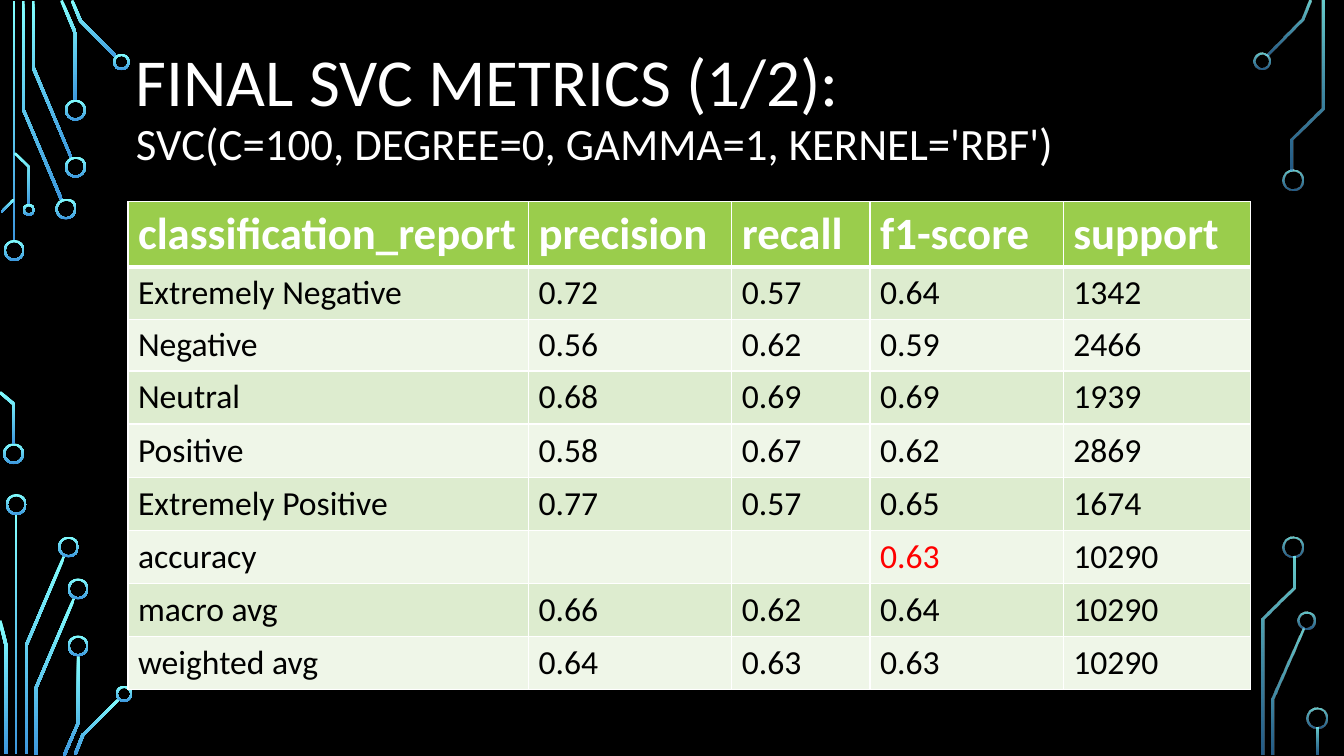
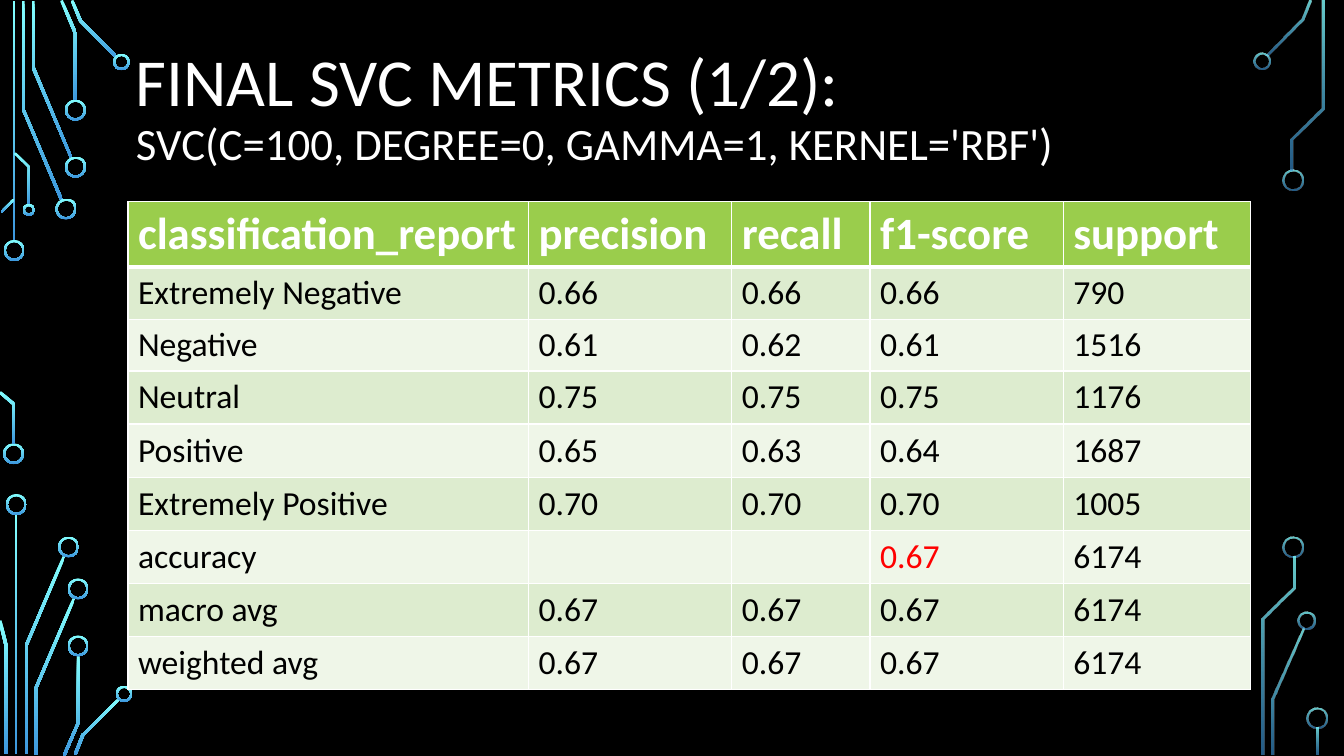
Before and after one commit to mengyanl/Corona_Tweet, a slide deck: slide 10 of Presentation_Tweet.pptx. Drawn at 1344x756 pixels with LibreOffice and Linux fonts; fonts in the diff are those of the drawing; background and template pictures are left out. Boxes give left, top, right and bottom in pixels: in the first picture for what was removed or moved away, otherwise in the second. Text is boxed around its words. In the diff, an @@ line names an element or a change of style, - is before the commit and + after.

```diff
--- a/Presentation_Tweet.pptx
+++ b/Presentation_Tweet.pptx
@@ table at box(128, 202, 1251, 688) @@
-row 2: Extremely Negative | 0.72 | 0.57 | 0.64 | 1342
+row 2: Extremely Negative | 0.66 | 0.66 | 0.66 | 790
-row 3: Negative | 0.56 | 0.62 | 0.59 | 2466
+row 3: Negative | 0.61 | 0.62 | 0.61 | 1516
-row 4: Neutral | 0.68 | 0.69 | 0.69 | 1939
+row 4: Neutral | 0.75 | 0.75 | 0.75 | 1176
-row 5: Positive | 0.58 | 0.67 | 0.62 | 2869
+row 5: Positive | 0.65 | 0.63 | 0.64 | 1687
-row 6: Extremely Positive | 0.77 | 0.57 | 0.65 | 1674
+row 6: Extremely Positive | 0.70 | 0.70 | 0.70 | 1005
-row 7, column 4: 0.63
+row 7, column 4: 0.67
-row 7, column 5: 10290
+row 7, column 5: 6174
-row 8: macro avg | 0.66 | 0.62 | 0.64 | 10290
+row 8: macro avg | 0.67 | 0.67 | 0.67 | 6174
-row 9: weighted avg | 0.64 | 0.63 | 0.63 | 10290
+row 9: weighted avg | 0.67 | 0.67 | 0.67 | 6174
```
Also in this commit, not shown: 6 other slides changed, 7 other files.
